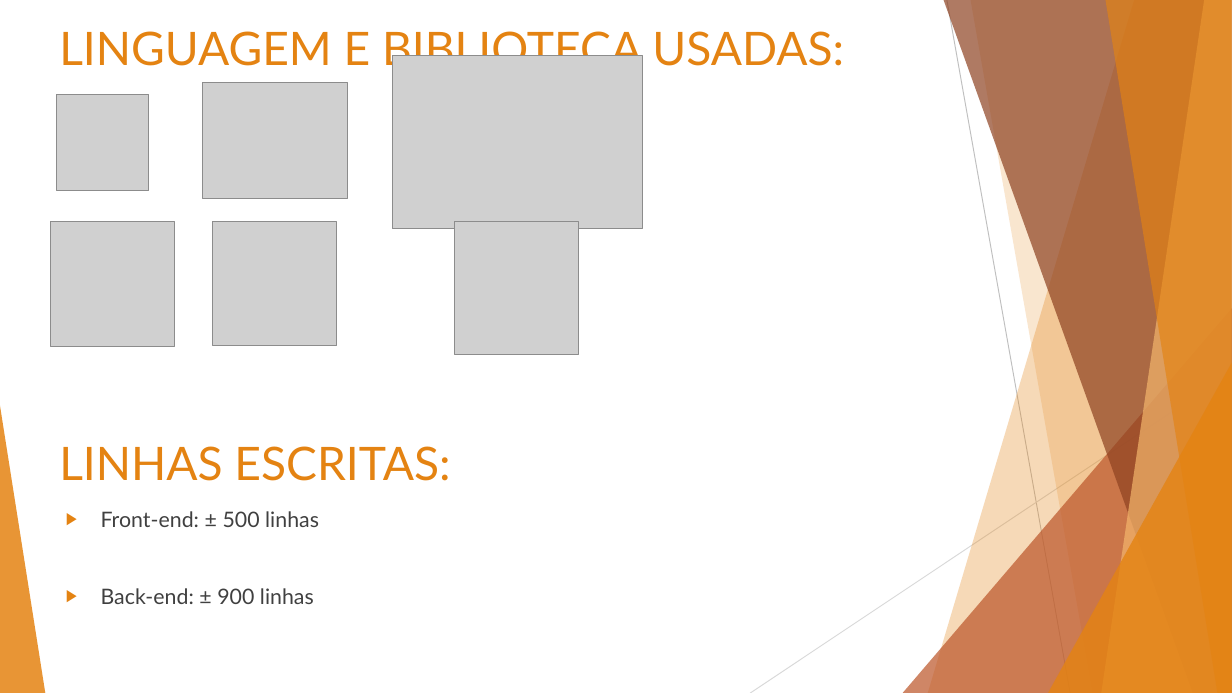
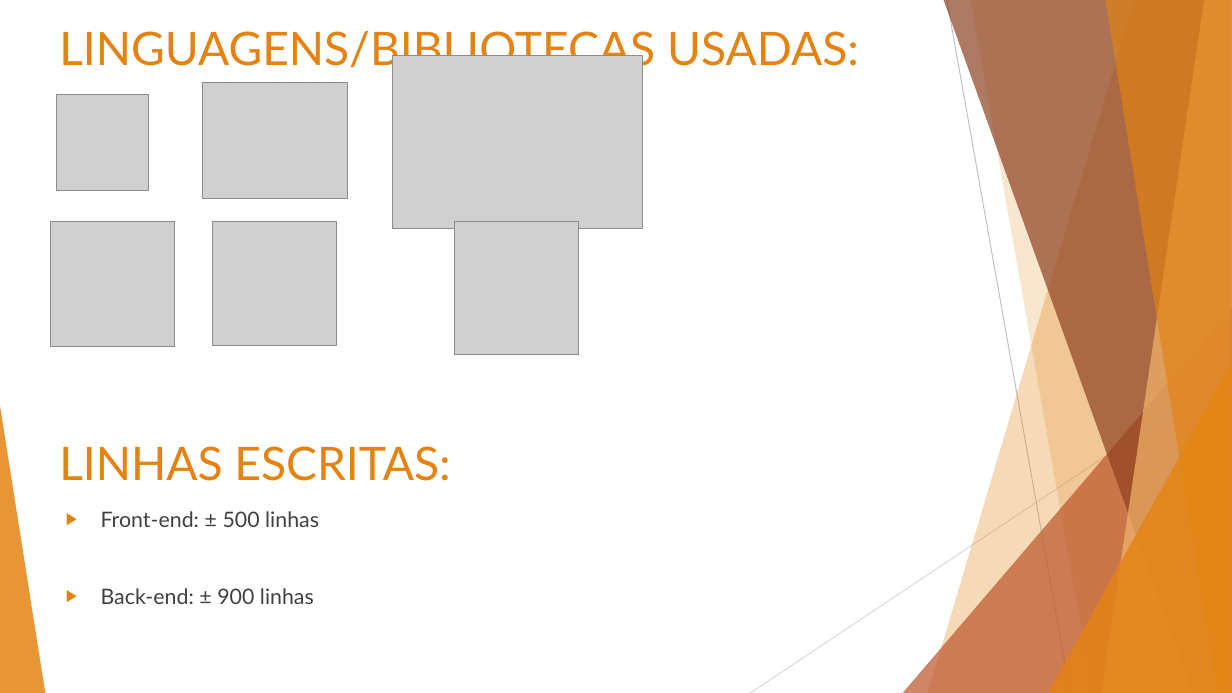
Before and after one commit to tonimarke/FoxEstatistics, a slide deck: slide 2 of FOX STATISTICS slides.pptx. Drawn at 1232x693 pixels with LibreOffice and Linux fonts; fonts in the diff are those of the drawing; grey boxes stand for pictures. Boxes give left, top, right and bottom in pixels: in the first picture for what was removed or moved away, otherwise in the second. Text is boxed around its words. In the diff, an @@ line names an element or a change of style, - is before the commit and + after.

Commit message:
Ajuste na descritiva discreta e no slide

```diff
--- a/FOX STATISTICS slides.pptx
+++ b/FOX STATISTICS slides.pptx
@@ title at <box>59,31,859,74</box>: text changed @@
-LINGUAGEM E BIBLIOTECA USADAS:
+LINGUAGENS/BIBLIOTECAS USADAS:
```
Also in this commit, not shown: 1 other file.
